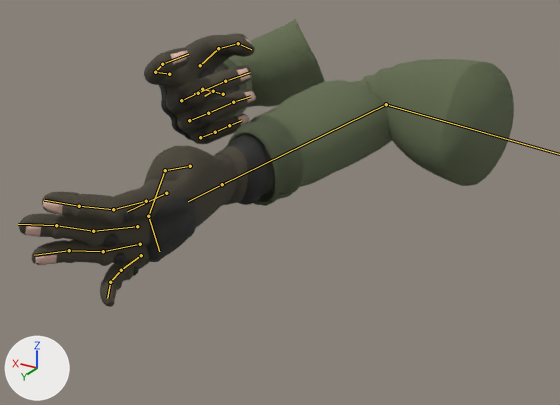
Before and after pictures for a commit that changed the glTF model assets/models/arms/arms.glb.
Rendered twice from a 50 mm camera at (-0.293, 0.78, -0.055) aimed at (0.092, 0.138, -0.376). Every picture has the same lights, and +X, +Y and +Z are marked at lower left. The older version comes first. Both versions are drawn at frame 34 of the action 'aeg_grip_angled_Reload'; the numbers are the values there. The bones that change, and the others that lie on the model, are drawn over the model as lines.

In view in the first picture: 'Arm_L', 'Arm_R', 'GloveKit_L', 'GloveKit_R', 'Nails_L' and 1 more.
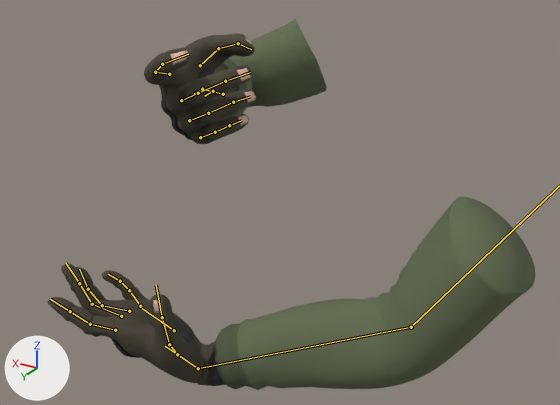
Boxes (x1, y1, x2, y2) around the edits, measured in the pictures (560 x 405 px):
```json
{"object": "Arm_L", "change": "posed", "before": [19, 59, 514, 307], "after": [48, 197, 535, 390], "on screen": "22% shorter"}
{"object": "GloveKit_L", "change": "posed", "before": [104, 134, 275, 276], "after": [93, 316, 226, 386]}
{"object": "Nails_L", "change": "posed", "before": [24, 201, 117, 303], "after": [109, 282, 163, 313]}
{"bone": "Forearm_L", "before": "(386, 104) to (222, 184)", "after": "(411, 327) to (198, 368)"}
{"bone": "Hand_L", "before": "(222, 184) to (188, 201)", "after": "(198, 368) to (165, 346)"}
{"bone": "Index1_L", "before": "(146, 201) to (113, 209)", "after": "(115, 330) to (90, 324)"}
{"bone": "Index2_L", "before": "(113, 209) to (79, 206)", "after": "(90, 324) to (70, 311)"}
{"bone": "Index3_L", "before": "(79, 206) to (44, 200)", "after": "(70, 311) to (50, 299)"}
{"bone": "Middle1_L", "before": "(137, 226) to (93, 231)", "after": "(121, 316) to (92, 304)"}
{"bone": "Middle2_L", "before": "(93, 231) to (56, 225)", "after": "(92, 304) to (79, 283)"}
{"bone": "Pinky1_L", "before": "(141, 255) to (121, 270)", "after": "(140, 306) to (129, 290)"}
{"bone": "Pinky3_L", "before": "(110, 282) to (107, 298)", "after": "(120, 281) to (108, 274)"}
{"bone": "Ring1_L", "before": "(140, 244) to (103, 251)", "after": "(129, 311) to (102, 305)"}
{"bone": "Ring2_L", "before": "(103, 251) to (69, 250)", "after": "(102, 305) to (88, 289)"}
{"bone": "Ring3_L", "before": "(69, 250) to (34, 255)", "after": "(88, 289) to (79, 269)"}
{"bone": "Thumb1_L", "before": "(190, 166) to (165, 170)", "after": "(177, 354) to (169, 344)"}
{"bone": "Thumb2_L", "before": "(165, 170) to (148, 216)", "after": "(169, 344) to (162, 317)"}
{"bone": "Thumb3_L", "before": "(148, 216) to (159, 251)", "after": "(162, 317) to (156, 285)"}
```

The change, as JSON lines over the scene's bpy script:
```json
{"block": "bone_upperarm_l", "where": "bone_upperarm_l = bpy.data.objects['Arms'].pose.bones['UpperArm_L']  # child of 'Shoulder_L'"}
{"op": "set", "path": "bone_upperarm_l.rotation_quaternion", "old": "(0.476, -0.758, 0.0, 0.447)", "new": "(0.8, -0.601, 0.0, -0.007)", "note": "degrees (-102, 43, 35) -> degrees (-74, 0, -1)"}
{"block": "bone_forearm_l", "where": "bone_forearm_l = bpy.data.objects['Arms'].pose.bones['Forearm_L']  # child of 'UpperArm_L'"}
{"op": "set", "path": "bone_forearm_l.rotation_quaternion", "old": "(0.65, 0.272, 0.469, -0.533)", "new": "(0.901, -0.392, -0.185, 0.029)", "note": "degrees (-19, 64, -91) -> degrees (-49, -18, 12)"}
{"block": "bone_hand_l", "where": "bone_hand_l = bpy.data.objects['Arms'].pose.bones['Hand_L']  # child of 'Forearm_L'"}
{"op": "set", "path": "bone_hand_l.rotation_quaternion", "old": "(0.985, 0.167, 0.019, -0.039)", "new": "(0.917, -0.389, 0.001, -0.085)", "note": "degrees (19, 3, -4) -> degrees (-46, -4, -9)"}
{"block": "bone_index1_l", "where": "bone_index1_l = bpy.data.objects['Arms'].pose.bones['Index1_L']  # child of 'Hand_L'"}
{"op": "set", "path": "bone_index1_l.rotation_quaternion", "old": "(0.988, -0.087, -0.014, 0.123)", "new": "(0.954, 0.281, 0.028, 0.104)", "note": "degrees (-10, 0, 14) -> degrees (33, 0, 12)"}
{"block": "bone_index2_l", "where": "bone_index2_l = bpy.data.objects['Arms'].pose.bones['Index2_L']  # child of 'Index1_L'"}
{"op": "set", "path": "bone_index2_l.rotation_quaternion", "old": "(0.986, -0.169, 0.0, 0.0)", "new": "(0.996, -0.087, 0.0, 0.0)", "note": "degrees (-20, 0, 0) -> degrees (-10, 0, 0)"}
{"block": "bone_index3_l", "where": "bone_index3_l = bpy.data.objects['Arms'].pose.bones['Index3_L']  # child of 'Index2_L'"}
{"op": "set", "path": "bone_index3_l.rotation_quaternion", "old": "(0.999, -0.041, 0.0, 0.0)", "new": "(1.0, 0.017, 0.0, 0.0)", "note": "degrees (-5, 0, 0) -> degrees (2, 0, 0)"}
{"block": "bone_middle1_l", "where": "bone_middle1_l = bpy.data.objects['Arms'].pose.bones['Middle1_L']  # child of 'Hand_L'"}
{"op": "set", "path": "bone_middle1_l.rotation_quaternion", "old": "(0.975, -0.222, 0.0, 0.0)", "new": "(0.985, 0.174, 0.0, 0.0)", "note": "degrees (-26, 0, 0) -> degrees (20, 0, 0)"}
{"block": "bone_middle2_l", "where": "bone_middle2_l = bpy.data.objects['Arms'].pose.bones['Middle2_L']  # child of 'Middle1_L'"}
{"op": "set", "path": "bone_middle2_l.rotation_quaternion", "old": "(0.999, -0.054, 0.0, 0.0)", "new": "(0.966, -0.259, 0.0, 0.0)", "note": "degrees (-6, 0, 0) -> degrees (-30, 0, 0)"}
{"block": "bone_pinky1_l", "where": "bone_pinky1_l = bpy.data.objects['Arms'].pose.bones['Pinky1_L']  # child of 'Hand_L'"}
{"op": "set", "path": "bone_pinky1_l.rotation_quaternion", "old": "(0.986, 0.121, -0.005, -0.114)", "new": "(0.979, -0.096, 0.035, -0.176)", "note": "degrees (14, 1, -13) -> degrees (-12, 2, -21)"}
{"block": "bone_pinky3_l", "where": "bone_pinky3_l = bpy.data.objects['Arms'].pose.bones['Pinky3_L']  # child of 'Pinky2_L'"}
{"op": "set", "path": "bone_pinky3_l.rotation_quaternion", "old": "(0.977, 0.213, 0.0, 0.0)", "new": "(0.983, 0.184, 0.0, 0.0)", "note": "degrees (25, 0, 0) -> degrees (21, 0, 0)"}
{"block": "bone_ring1_l", "where": "bone_ring1_l = bpy.data.objects['Arms'].pose.bones['Ring1_L']  # child of 'Hand_L'"}
{"op": "set", "path": "bone_ring1_l.rotation_quaternion", "old": "(0.981, -0.177, 0.012, -0.076)", "new": "(0.96, 0.241, -0.036, -0.138)", "note": "degrees (-20, 0, -9) -> degrees (28, 0, -16)"}
{"block": "bone_ring2_l", "where": "bone_ring2_l = bpy.data.objects['Arms'].pose.bones['Ring2_L']  # child of 'Ring1_L'"}
{"op": "set", "path": "bone_ring2_l.rotation_quaternion", "old": "(1.0, -0.023, 0.0, 0.0)", "new": "(0.956, -0.292, 0.0, 0.0)", "note": "degrees (-3, 0, 0) -> degrees (-34, 0, 0)"}
{"block": "bone_ring3_l", "where": "bone_ring3_l = bpy.data.objects['Arms'].pose.bones['Ring3_L']  # child of 'Ring2_L'"}
{"op": "set", "path": "bone_ring3_l.rotation_quaternion", "old": "(0.997, 0.078, 0.0, 0.0)", "new": "(0.992, -0.129, 0.0, 0.0)", "note": "degrees (9, 0, 0) -> degrees (-15, 0, 0)"}
{"block": "bone_thumb1_l", "where": "bone_thumb1_l = bpy.data.objects['Arms'].pose.bones['Thumb1_L']  # child of 'Hand_L'"}
{"op": "set", "path": "bone_thumb1_l.rotation_quaternion", "old": "(0.917, -0.008, 0.224, 0.329)", "new": "(0.98, -0.106, -0.159, 0.049)", "note": "degrees (8, 25, 41) -> degrees (-14, -18, 8)"}
{"block": "bone_thumb2_l", "where": "bone_thumb2_l = bpy.data.objects['Arms'].pose.bones['Thumb2_L']  # child of 'Thumb1_L'"}
{"op": "set", "path": "bone_thumb2_l.rotation_quaternion", "old": "(0.877, -0.097, 0.0, 0.471)", "new": "(0.998, -0.014, 0.0, 0.068)", "note": "degrees (-10, 5, 56) -> degrees (-2, 0, 8)"}
{"block": "bone_thumb3_l", "where": "bone_thumb3_l = bpy.data.objects['Arms'].pose.bones['Thumb3_L']  # child of 'Thumb2_L'"}
{"op": "set", "path": "bone_thumb3_l.rotation_quaternion", "old": "(0.936, -0.067, 0.0, 0.345)", "new": "(0.999, -0.009, 0.0, 0.045)", "note": "degrees (-7, 3, 40) -> degrees (-1, 0, 5)"}
```
